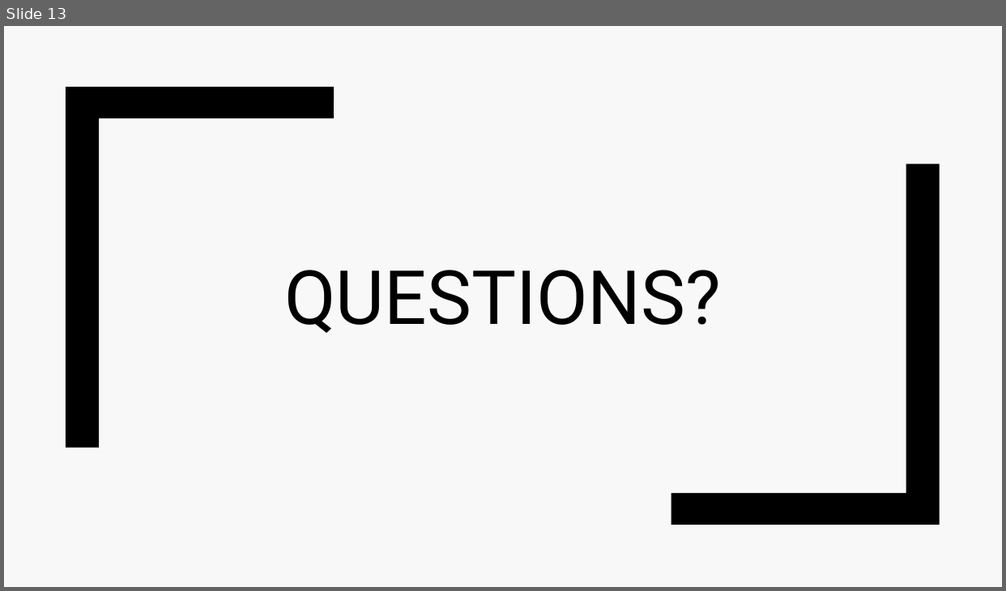
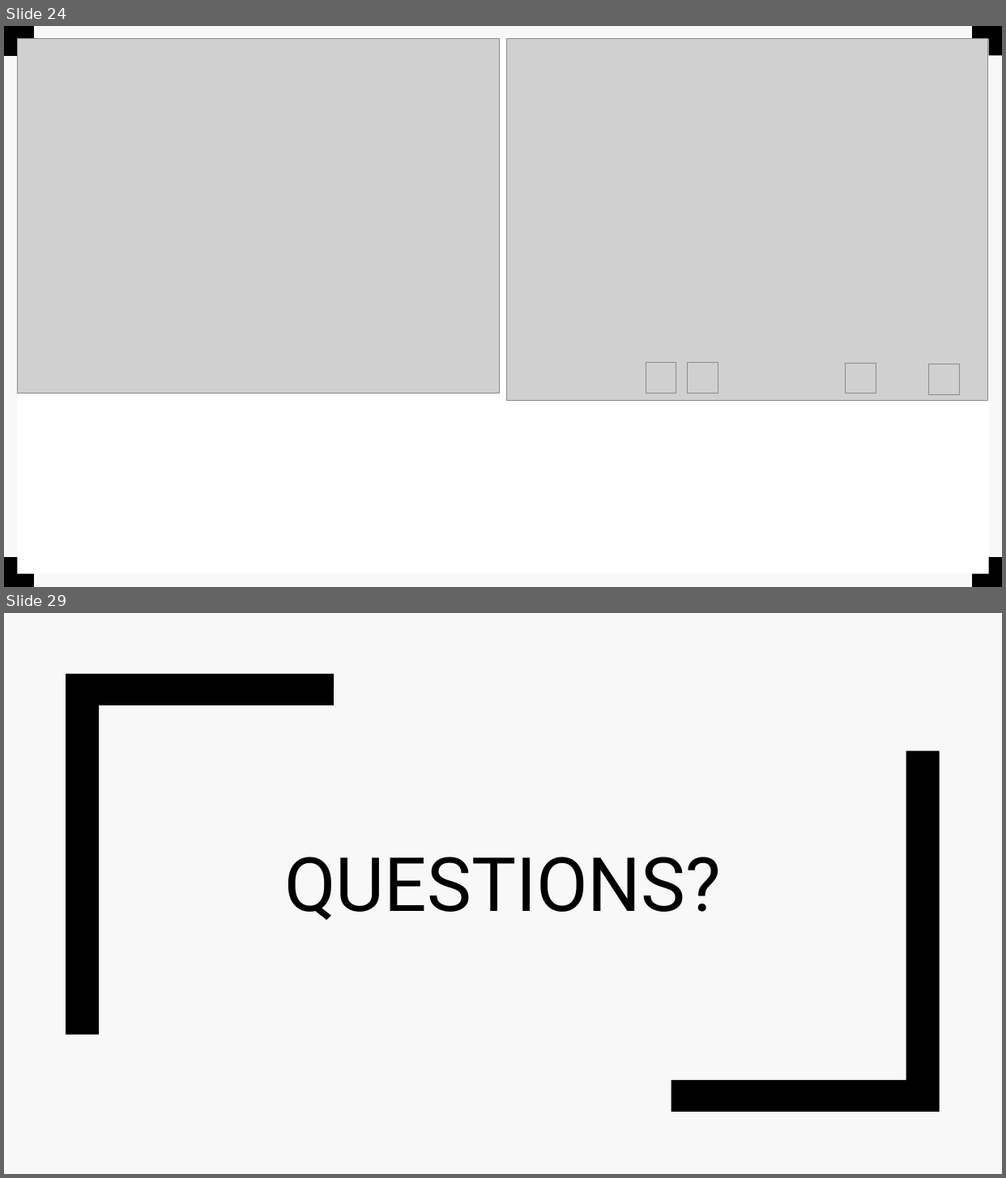
Before and after one commit to EvaTarr/CMPT412Project, a slide deck: presentation.pptx. Shown one above the other, each under a label of ours: slide 13 before the commit, slides 24 and 29 after it; the slides between them are not shown. The pictures are 1006x591 and 1006x1178 pixels, drawn with LibreOffice and Linux fonts; fonts in the diff are those of the drawing; grey boxes stand for pictures. Boxes give left, top, right and bottom in pixels: in the first picture for what was removed or moved away, otherwise in the second. Text is boxed around its words. In the diff, an @@ line names an element or a change of style, - is before the commit and + after.

```diff
--- a/presentation.pptx
+++ b/presentation.pptx
@@ slide 24 added at (4,26,1002,587), background #F8F8F8 @@
@@ rectangle added at (4,26,1002,587), fill #F8F8F8 @@
@@ rectangle added at (4,26,34,56), fill #000000 @@
@@ rectangle added at (18,39,989,574), fill #FFFFFF @@
@@ picture added at (18,39,500,393) @@
@@ rectangle added at (43,26,62,587), fill #000000 @@
@@ picture added at (507,39,988,401) @@
@@ rectangle added at (972,26,1002,55), fill #000000 @@
@@ picture added at (646,362,676,393) @@
@@ picture added at (688,362,718,393) @@
@@ picture added at (846,363,876,394) @@
@@ picture added at (929,365,960,395) @@
@@ rectangle added at (4,557,34,587), fill #000000 @@
@@ rectangle added at (972,557,1002,587), fill #000000 @@
@@ what was slide 13 is now slide 29 @@
```
Also in this commit, not shown: 6 slides changed, 16 other slides added, 1 slide removed.
